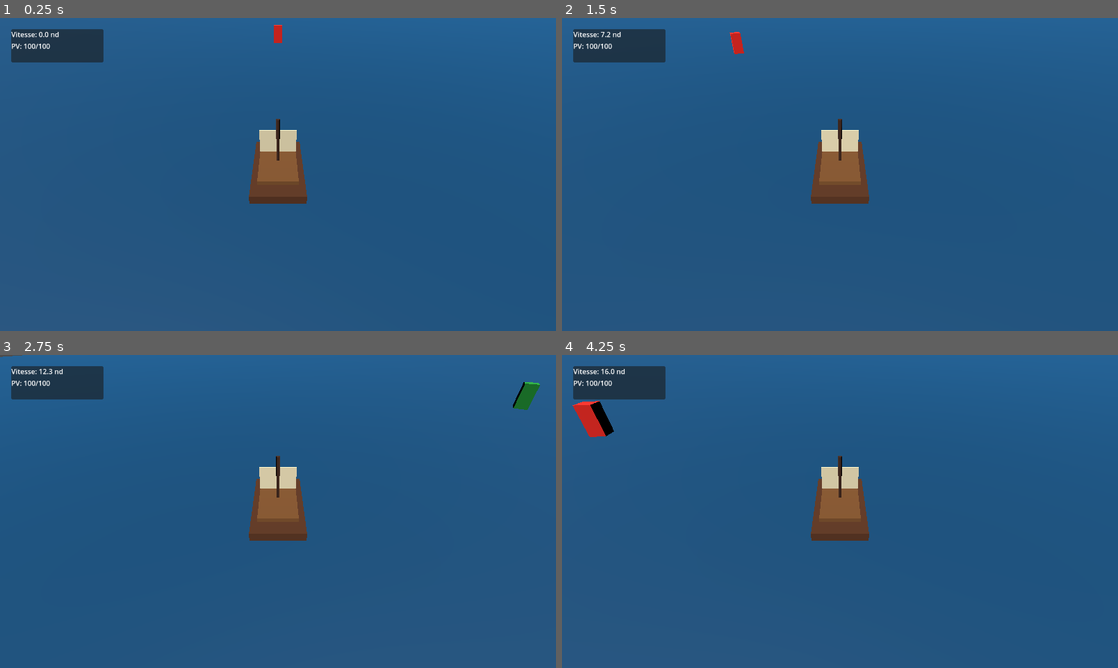
Above: before the commit, frames 1-4 (two rows, left to right).
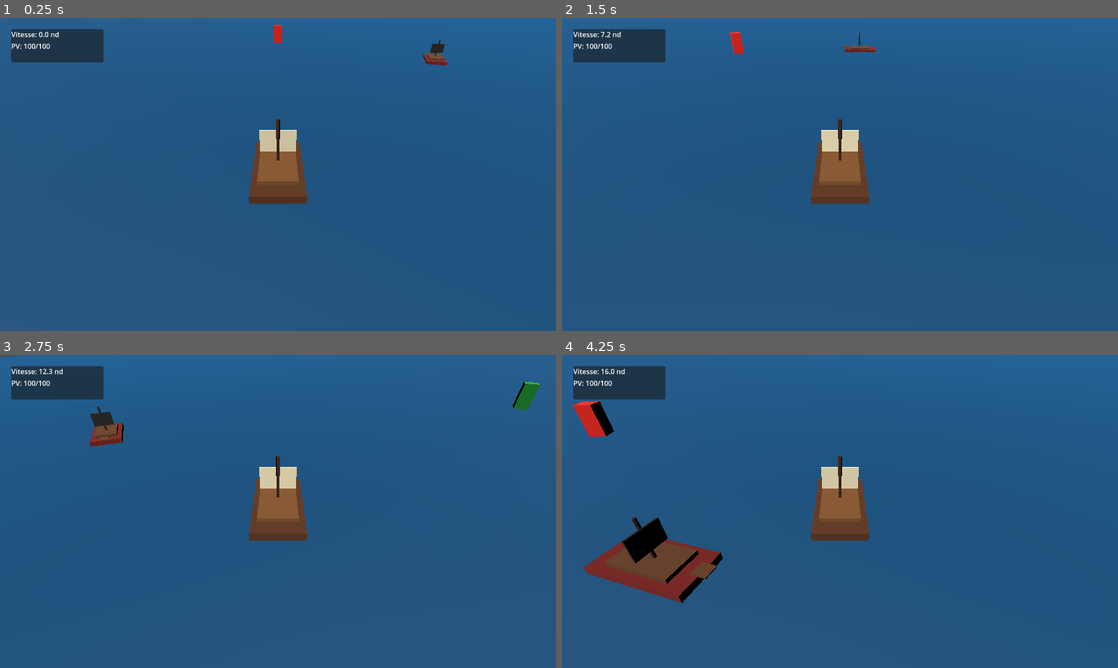
Above: after the commit, the same moments.

Repository: blou132/jeux-pirate
Game: Godot game, scene res://scenes/world/World.tscn
The game is run twice, just before and just after one commit, with the same random seed, the same clock (stepped at 60 frames per second) and the same inputs.
Inputs (mouse positions are in pixels of both pictures, inside the frame that each line leads up to):
- Up to frame 1 (0.25 s): no input
- Up to frame 2 (1.5 s): move the mouse to (962, 158) at 0.52 s; hold D 0.53-1.25 s; hold Z 0.53-1.25 s; click (962, 158) at 0.67 s; drag from (728, 190) to (812, 237) at 1.27 s
- Up to frame 3 (2.75 s): move the mouse to (333, 442) at 2.02 s; hold D from 2.03 s (still down); hold Z from 2.03 s (still down)
- Up to frame 4 (4.25 s): release D at 2.75 s; release Z at 2.75 s; drag from (812, 574) to (673, 464) at 2.77 s; move the mouse to (1006, 558) at 3.52 s; hold A from 3.53 s (still down); hold Z from 3.53 s (still down)

The runs differ from the first frame. In frame 1, 0.2% of the frame differs, in the area x 76-81%, y 6-16%; in frame 2, 0.1%; in frame 3, 0.5%; in frame 4, 3.5%, in the area x 3-29%, y 51-80%.

Commit message:
feat: add basic enemy ship

Diff:
--- /dev/null
+++ b/scenes/boats/EnemyShip.tscn
@@ -0,0 +1,70 @@
+[gd_scene load_steps=12 format=3 uid="uid://enemy_ship_v01"]
+
+[ext_resource type="Script" path="res://scripts/boats/EnemyShip.gd" id="1_enemy_ship"]
+[ext_resource type="Script" path="res://scripts/boats/EnemyShipAI.gd" id="2_enemy_ai"]
+
+[sub_resource type="StandardMaterial3D" id="StandardMaterial3D_hull"]
+albedo_color = Color(0.42, 0.08, 0.06, 1)
+
+[sub_resource type="StandardMaterial3D" id="StandardMaterial3D_deck"]
+albedo_color = Color(0.35, 0.20, 0.10, 1)
+
+[sub_resource type="StandardMaterial3D" id="StandardMaterial3D_mast"]
+albedo_color = Color(0.16, 0.08, 0.03, 1)
+
+[sub_resource type="StandardMaterial3D" id="StandardMaterial3D_sail"]
+albedo_color = Color(0.12, 0.11, 0.10, 1)
+
+[sub_resource type="BoxMesh" id="BoxMesh_hull"]
+size = Vector3(2.1, 0.65, 4.2)
+
+[sub_resource type="BoxMesh" id="BoxMesh_deck"]
+size = Vector3(1.5, 0.18, 2.7)
+
+[sub_resource type="CylinderMesh" id="CylinderMesh_mast"]
+top_radius = 0.07
+bottom_radius = 0.07
+height = 2.0
+
+[sub_resource type="BoxMesh" id="BoxMesh_sail"]
+size = Vector3(1.35, 0.95, 0.08)
+
+[sub_resource type="BoxShape3D" id="BoxShape3D_collision"]
+size = Vector3(2.2, 1.0, 4.4)
+
+[node name="EnemyShip" type="CharacterBody3D"]
+script = ExtResource("1_enemy_ship")
+
+[node name="EnemyShipAI" type="Node" parent="."]
+script = ExtResource("2_enemy_ai")
+
+[node name="Visuals" type="Node3D" parent="."]
+
+[node name="Hull" type="MeshInstance3D" parent="Visuals"]
+mesh = SubResource("BoxMesh_hull")
+material_override = SubResource("StandardMaterial3D_hull")
+
+[node name="Deck" type="MeshInstance3D" parent="Visuals"]
+position = Vector3(0, 0.42, 0)
+mesh = SubResource("BoxMesh_deck")
+material_override = SubResource("StandardMaterial3D_deck")
+
+[node name="Mast" type="MeshInstance3D" parent="Visuals"]
+position = Vector3(0, 1.25, -0.12)
+mesh = SubResource("CylinderMesh_mast")
+material_override = SubResource("StandardMaterial3D_mast")
+
+[node name="Sail" type="MeshInstance3D" parent="Visuals"]
+position = Vector3(0, 1.35, -0.18)
+mesh = SubResource("BoxMesh_sail")
+material_override = SubResource("StandardMaterial3D_sail")
+
+[node name="BowMarker" type="MeshInstance3D" parent="Visuals"]
+position = Vector3(0, 0.5, -2.25)
+scale = Vector3(0.4, 0.25, 0.24)
+mesh = SubResource("BoxMesh_deck")
+material_override = SubResource("StandardMaterial3D_deck")
+
+[node name="CollisionShape3D" type="CollisionShape3D" parent="."]
+position = Vector3(0, 0.25, 0)
+shape = SubResource("BoxShape3D_collision")
--- a/scenes/world/World.tscn
+++ b/scenes/world/World.tscn
@@ -1,8 +1,9 @@
-[gd_scene load_steps=12 format=3 uid="uid://world_root_v01"]
+[gd_scene load_steps=13 format=3 uid="uid://world_root_v01"]
 
 [ext_resource type="Script" path="res://scripts/world/World.gd" id="1_world"]
 [ext_resource type="PackedScene" path="res://scenes/boats/PlayerBoat.tscn" id="2_player"]
 [ext_resource type="PackedScene" path="res://scenes/ui/HUD.tscn" id="3_hud"]
+[ext_resource type="PackedScene" path="res://scenes/boats/EnemyShip.tscn" id="4_enemy"]
 
 [sub_resource type="StandardMaterial3D" id="StandardMaterial3D_ocean"]
 albedo_color = Color(0.02, 0.28, 0.45, 1)
@@ -65,4 +66,8 @@
 [node name="PlayerBoat" parent="." instance=ExtResource("2_player")]
 position = Vector3(0, 0, 0)
 
+[node name="EnemyShip" parent="." instance=ExtResource("4_enemy")]
+position = Vector3(18, 0, -22)
+rotation_degrees = Vector3(0, -35, 0)
+
 [node name="HUD" parent="." instance=ExtResource("3_hud")]
--- /dev/null
+++ b/scripts/boats/EnemyShip.gd
@@ -0,0 +1,65 @@
+class_name EnemyShip
+extends CharacterBody3D
+
+signal health_changed(current_health: int, max_health: int)
+signal destroyed(world_position: Vector3, gold_reward: int, wood_reward: int)
+
+@export var max_health: int = 60
+@export var move_speed: float = 7.0
+@export var turn_speed: float = 1.15
+@export var reward_gold: int = 12
+@export var reward_wood: int = 8
+
+var health: int
+var _destroyed: bool = false
+
+
+func _ready() -> void:
+	health = max_health
+	add_to_group("enemy_ships")
+	health_changed.emit(health, max_health)
+
+
+func steer_toward(target_position: Vector3, delta: float) -> void:
+	if _destroyed:
+		return
+
+	var to_target := target_position - global_position
+	to_target.y = 0.0
+
+	if to_target.length_squared() < 0.25:
+		brake(delta)
+		return
+
+	var desired_forward := to_target.normalized()
+	var current_forward := -global_transform.basis.z
+	var signed_angle := current_forward.signed_angle_to(desired_forward, Vector3.UP)
+	var turn_amount := clampf(signed_angle, -turn_speed * delta, turn_speed * delta)
+
+	rotate_y(turn_amount)
+	velocity = -global_transform.basis.z * move_speed
+	move_and_slide()
+	global_position.y = 0.0
+
+
+func brake(delta: float) -> void:
+	velocity = velocity.move_toward(Vector3.ZERO, move_speed * delta)
+	move_and_slide()
+	global_position.y = 0.0
+
+
+func take_damage(amount: int) -> void:
+	if _destroyed:
+		return
+
+	health = clampi(health - amount, 0, max_health)
+	health_changed.emit(health, max_health)
+
+	if health <= 0:
+		_destroy()
+
+
+func _destroy() -> void:
+	_destroyed = true
+	destroyed.emit(global_position, reward_gold, reward_wood)
+	queue_free()
--- /dev/null
+++ b/scripts/boats/EnemyShipAI.gd
@@ -0,0 +1,34 @@
+extends Node
+
+@export var detection_range: float = 55.0
+@export var stop_distance: float = 7.0
+
+@onready var ship: EnemyShip = get_parent() as EnemyShip
+
+var _player: Node3D
+
+
+func _physics_process(delta: float) -> void:
+	if ship == null:
+		return
+
+	if not is_instance_valid(_player):
+		_player = get_tree().get_first_node_in_group("player") as Node3D
+
+	if _player == null:
+		ship.brake(delta)
+		return
+
+	var offset := _player.global_position - ship.global_position
+	offset.y = 0.0
+	var distance_squared := offset.length_squared()
+
+	if distance_squared > detection_range * detection_range:
+		ship.brake(delta)
+		return
+
+	if distance_squared <= stop_distance * stop_distance:
+		ship.brake(delta)
+		return
+
+	ship.steer_toward(_player.global_position, delta)
